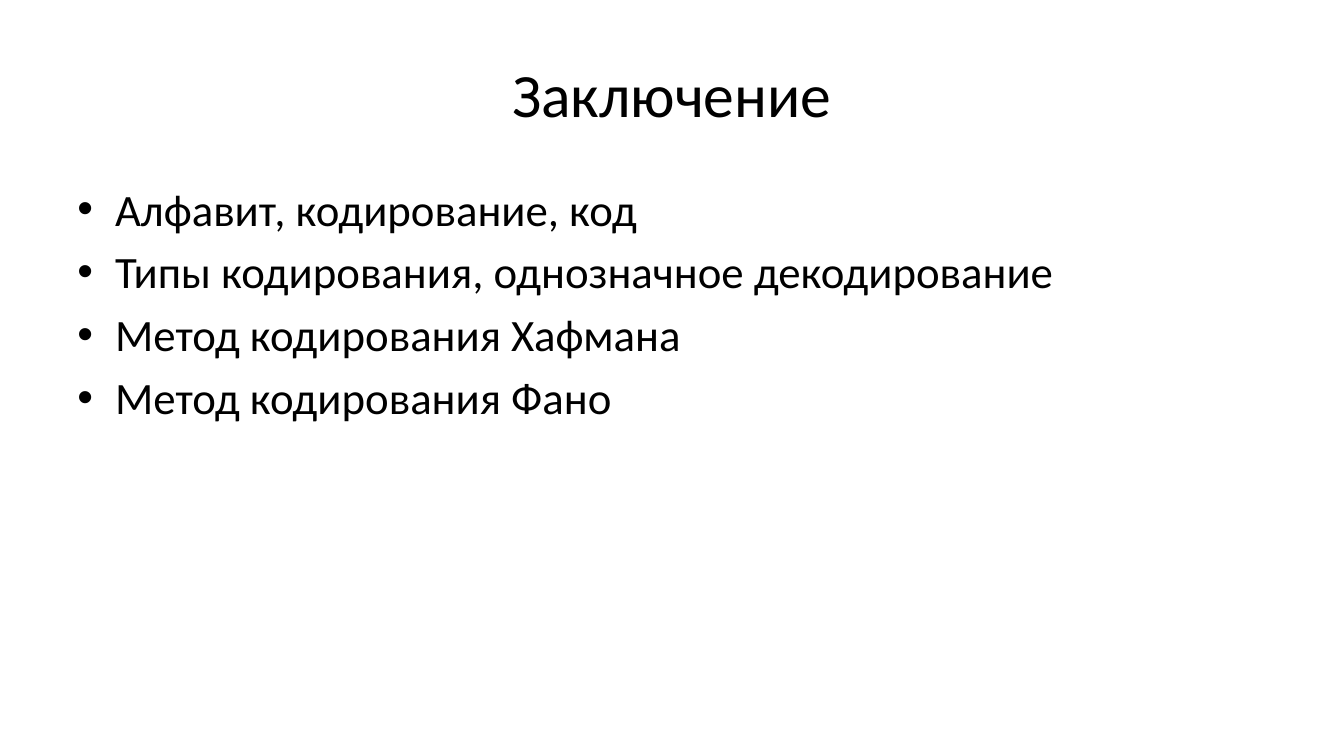
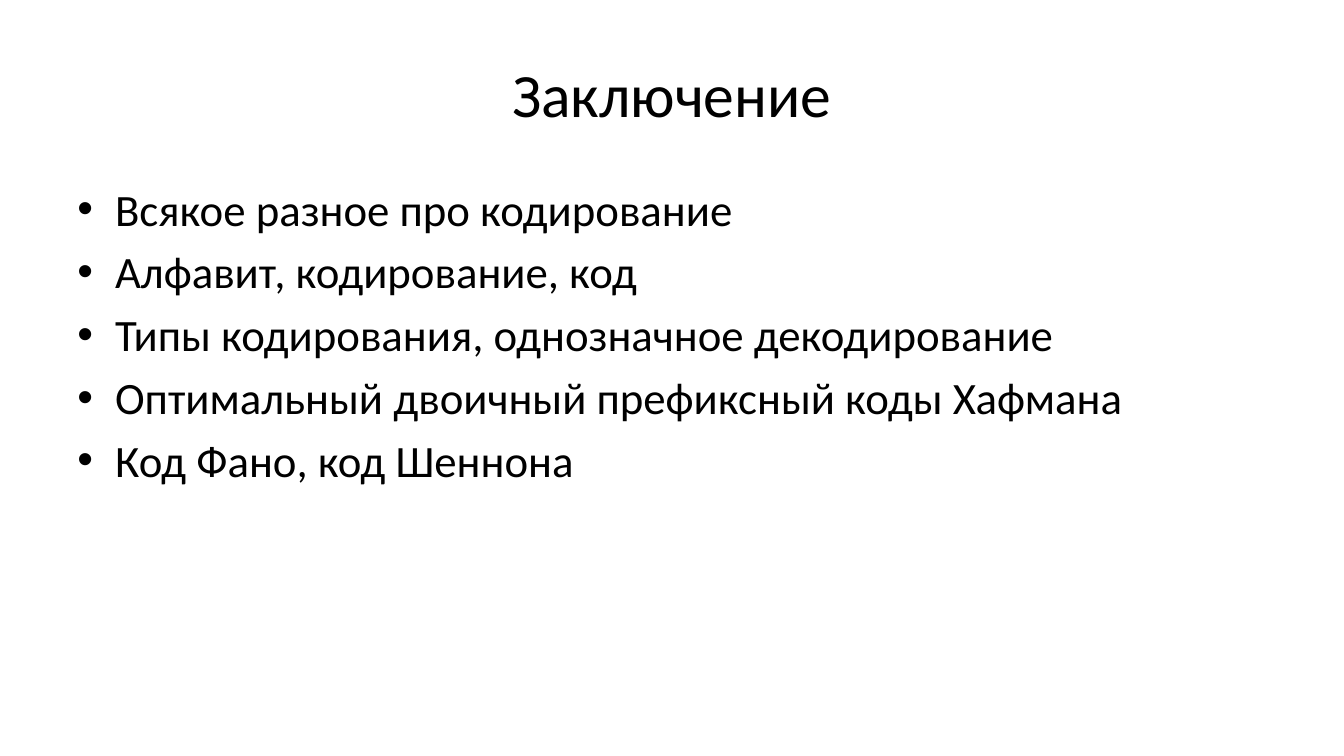
Before and after one commit to Evgueni-Petrov-aka-espetrov/Algorithms-and-Programming-in-C-pptx, a slide deck: slide 31 of 14 Кодирование.pptx (slide 34 before the commit). Drawn at 1344x756 pixels with LibreOffice and Linux fonts; fonts in the diff are those of the drawing. Boxes give left, top, right and bottom in pixels: in the first picture for what was removed or moved away, otherwise in the second. Text is boxed around its words. In the diff, an @@ line names an element or a change of style, - is before the commit and + after.

Commit message:
более строго написал про код Фано и код Шеннона

```diff
--- a/14 Кодирование.pptx
+++ b/14 Кодирование.pptx
@@ text at (x1=115, y1=197, x2=732, y2=234): paragraph added @@
+• Всякое разное про кодирование
@@ text at (x1=115, y1=383, x2=1122, y2=485): text changed @@
-• Метод кодирования Хафмана
-• Метод кодирования Фано
+• Оптимальный двоичный префиксный коды Хафмана
+• Код Фано, код Шеннона
```
Also in this commit, not shown: 6 other slides changed, 2 slides added, 5 slides removed.
